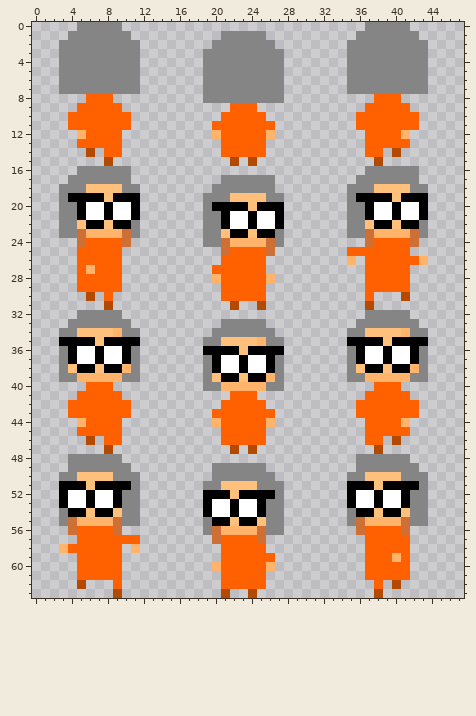
Pixel-art sprite, stored at content/sprites/pragma_smal.png. The picture above was drawn from the file before the commit.
The file is 48x64 pixels. Colours within 5 levels of each other are drawn and written as one.
After:
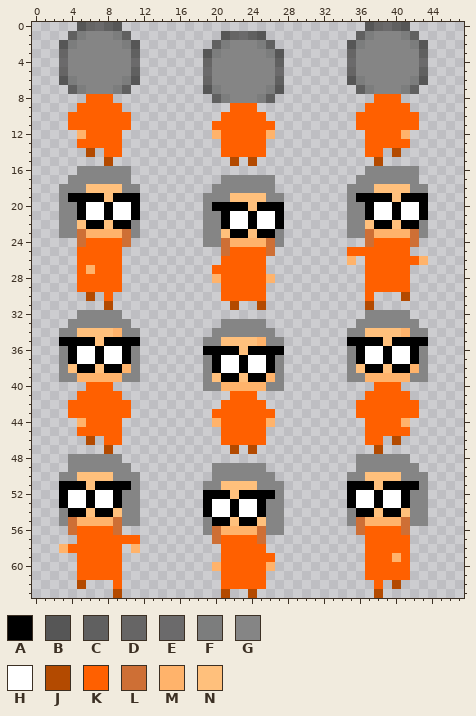
Palette (. is transparent): A #000000  B #565656  C #606060  D #666565  E #6b6a6b  F #7c7d7d  G #858585  H #ffffff  J #b34a00  K #ff6000  L #ce6f35  M #ffb36b  N #ffc07c
Diff:
Colour G gives way to colour B in row 0 at x 5, 9, 37 and 41; in row 1 at x 21 and 25; in row 2 at x 3, 11, 35 and 43; in row 3 at x 19 and 27; in row 6 at x 3, 11, 35 and 43; in row 7 at x 19 and 27.
Colour G gives way to colour C in row 0 at x 8 and 40; in row 1 at x 4, 10, 24, 36 and 42; in row 2 at x 20 and 26; in row 3 at x 11 and 43; in row 4 at x 27; in row 5 at x 11 and 43.
Colour G gives way to colour C in row 6 at x 27; in row 7 at x 4, 10, 36 and 42; in row 8 at x 20 and 26.
Colour G gives way to colour D in row 0 at x 6 and 38; in row 1 at x 22; in row 3 at x 3 and 35; in row 4 at x 19; in row 5 at x 3 and 35; in row 6 at x 19.
Colour G gives way to colour E in row 0 at x 7 and 39; in row 1 at x 23; in row 4 at x 3, 11, 35 and 43; in row 5 at x 19 and 27.
Colour G gives way to colour F in row 1 at x 5, 9, 37 and 41; in row 2 at x 4, 10, 21, 25, 36 and 42; in row 3 at x 20 and 26; in row 6 at x 4, 10, 36 and 42; in row 7 at x 5, 9, 20, 26, 37 and 41; in row 8 at x 21 and 25.
Colour G is removed in row 7 at x 3, 11, 35 and 43; in row 8 at x 19 and 27.
Pixel boxes of the changes (left, top, right, bottom) in both pictures:
changed: (59, 22, 140, 94)
changed: (347, 22, 428, 94)
changed: (203, 31, 284, 103)
